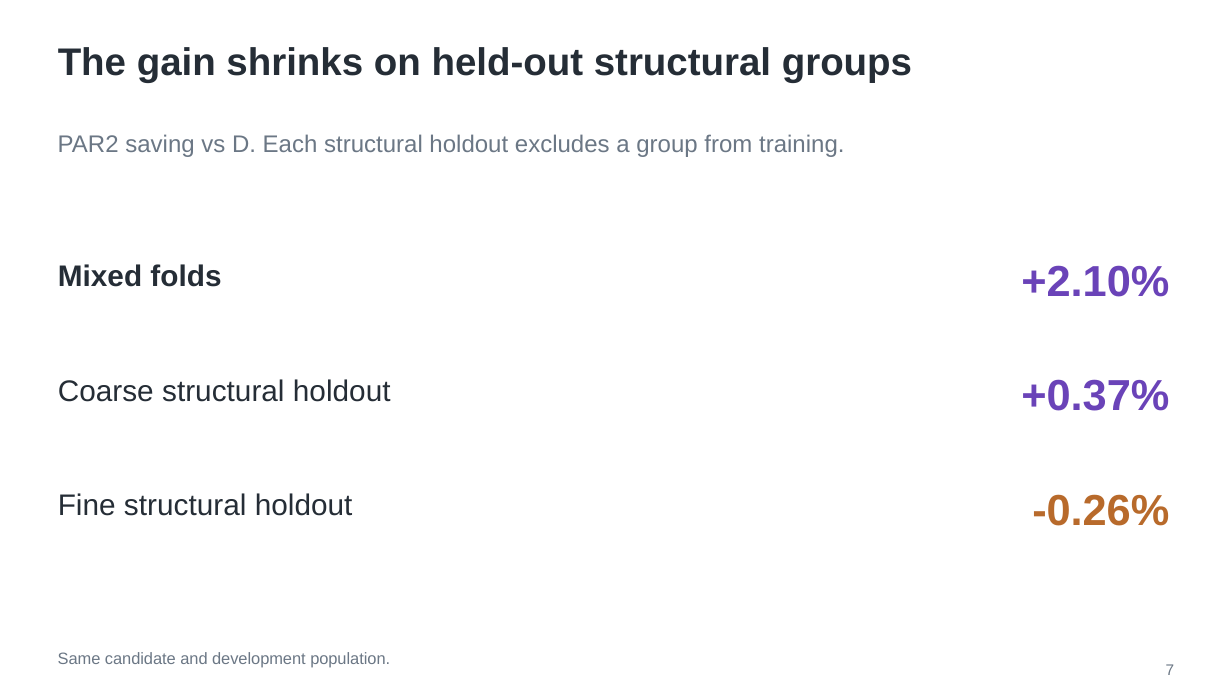
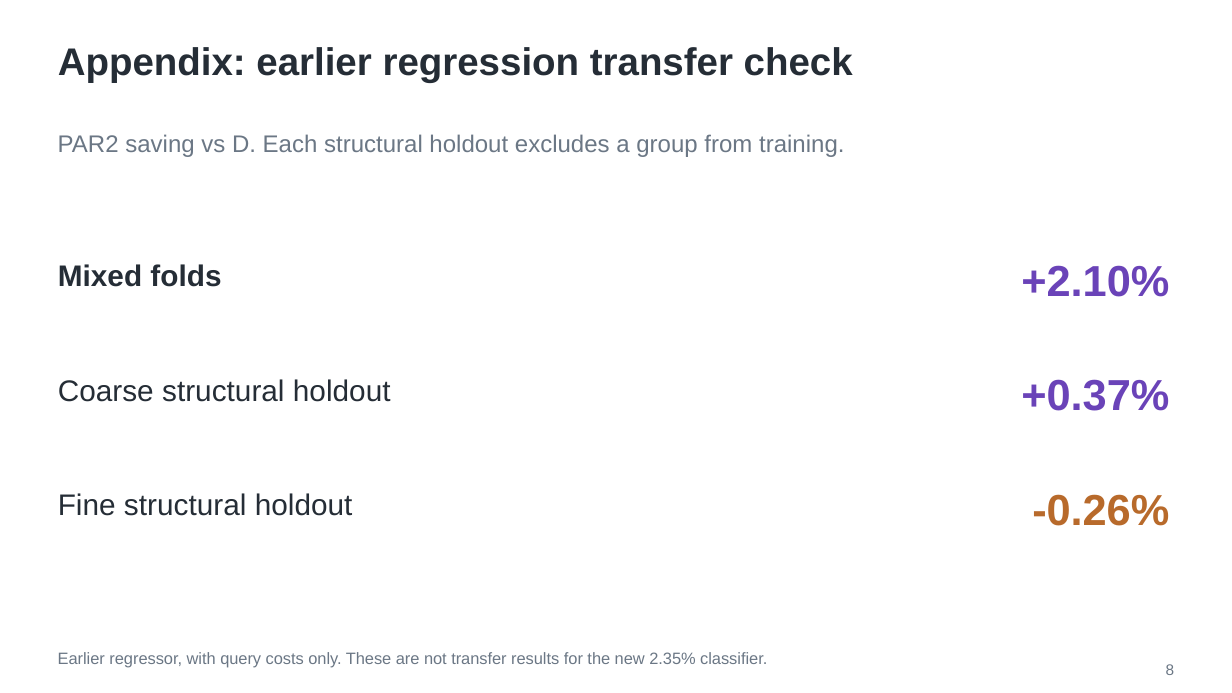
Before and after one commit to Roushelfy/online-tuning-forcephase, a slide deck: slide 8 of presentations/forcephase-20261111/forcephase-results.pptx (slide 7 before the commit). Drawn at 1232x693 pixels with LibreOffice and Linux fonts; fonts in the diff are those of the drawing. Boxes give left, top, right and bottom in pixels: in the first picture for what was removed or moved away, otherwise in the second. Text is boxed around its words. In the diff, an @@ line names an element or a change of style, - is before the commit and + after.

```diff
--- a/presentations/forcephase-20261111/forcephase-results.pptx
+++ b/presentations/forcephase-20261111/forcephase-results.pptx
@@ text at (x1=58, y1=47, x2=853, y2=82): text changed @@
-The gain shrinks on held-out structural groups
+Appendix: earlier regression transfer check
@@ text at (x1=58, y1=652, x2=767, y2=667): text changed @@
-Same candidate and development population.
+Earlier regressor, with query costs only. These are not transfer results for the new 2.35% classifier.
@@ text at (x1=1166, y1=664, x2=1175, y2=675): text changed @@
-7
+8
```
Also in this commit, not shown: 10 other slides changed, 2 slides added, 20 other files.
